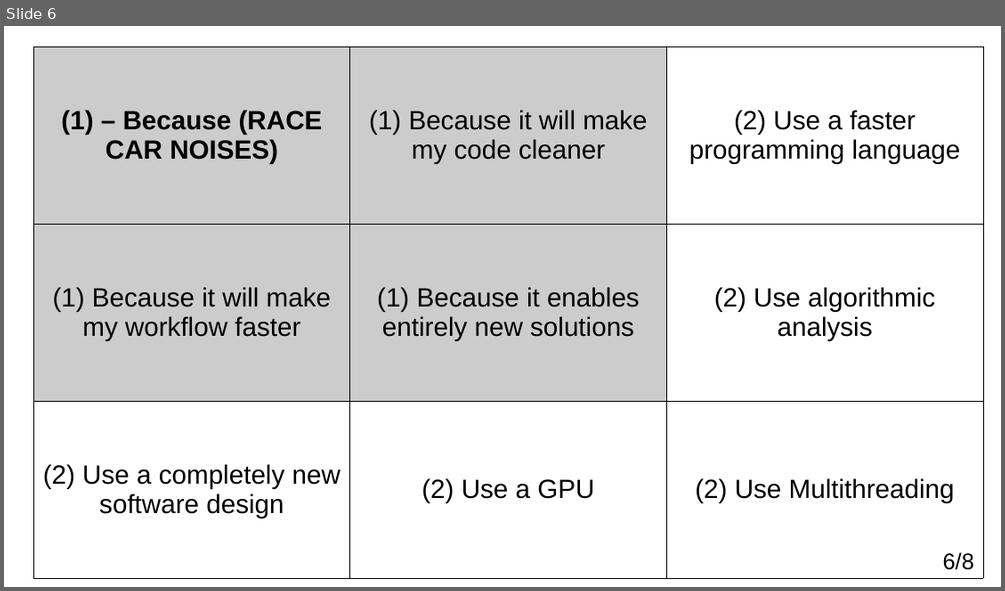
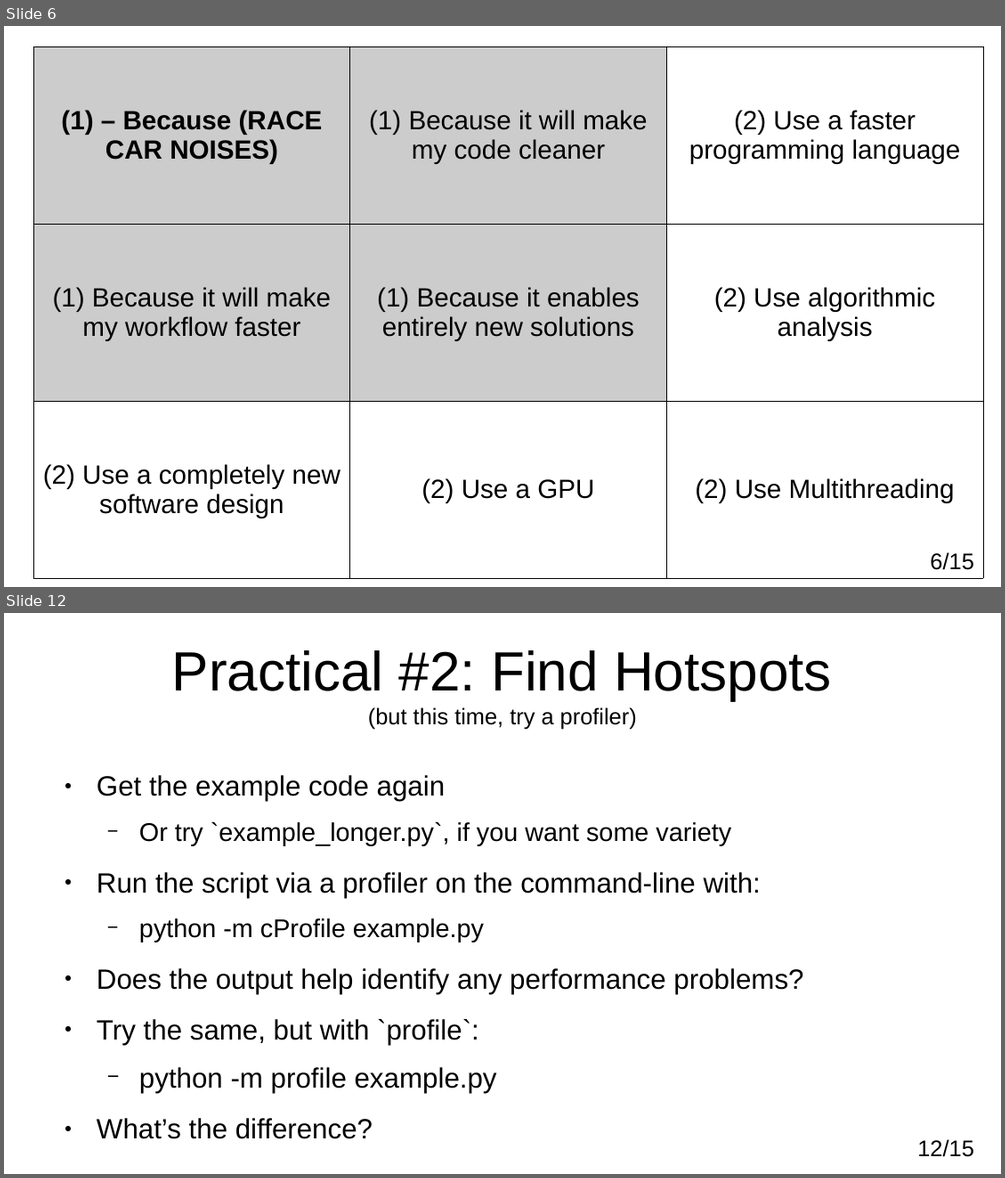
Before and after one commit to adamkewley/rse-meetups, a slide deck: 6_Performance/PresentationSlides.odp. Shown one above the other, each under a label of ours: slide 6 before the commit, slides 6 and 12 after it; the slides between them are not shown. The pictures are 1005x591 and 1005x1178 pixels, drawn with LibreOffice and Linux fonts; fonts in the diff are those of the drawing. Boxes give left, top, right and bottom in pixels: in the first picture for what was removed or moved away, otherwise in the second. Text is boxed around its words. In the diff, an @@ line names an element or a change of style, - is before the commit and + after.

Commit message:
Add completed performance slides

```diff
--- a/6_Performance/PresentationSlides.odp
+++ b/6_Performance/PresentationSlides.odp
@@ slide 12 added at (x1=4, y1=613, x2=1001, y2=1174), background #FFFFFF @@
@@ title added at (x1=172, y1=650, x2=832, y2=729), 18 pt, text #000000 @@
+Practical #2: Find Hotspots
+(but this time, try a profiler)
@@ text added at (x1=97, y1=775, x2=803, y2=1093), 22.2 pt, text #000000 @@
+● Get the example code again
+  − Or try `example_longer.py`, if you want some variety
+● Run the script via a profiler on the command-line with:
+  − python -m cProfile example.py
+● Does the output help identify any performance problems?
+● Try the same, but with `profile`:
+  − python -m profile example.py
+● What’s the difference?
@@ page number added at (x1=917, y1=1139, x2=974, y2=1157), 18 pt, text #000000 @@
+12/15
@@ page number at (x1=930, y1=552, x2=973, y2=570): text changed @@
-6/8
+6/15
```
Also in this commit, not shown: 1 slide changed, 7 other slides added, 1 slide removed, 4 other files.
